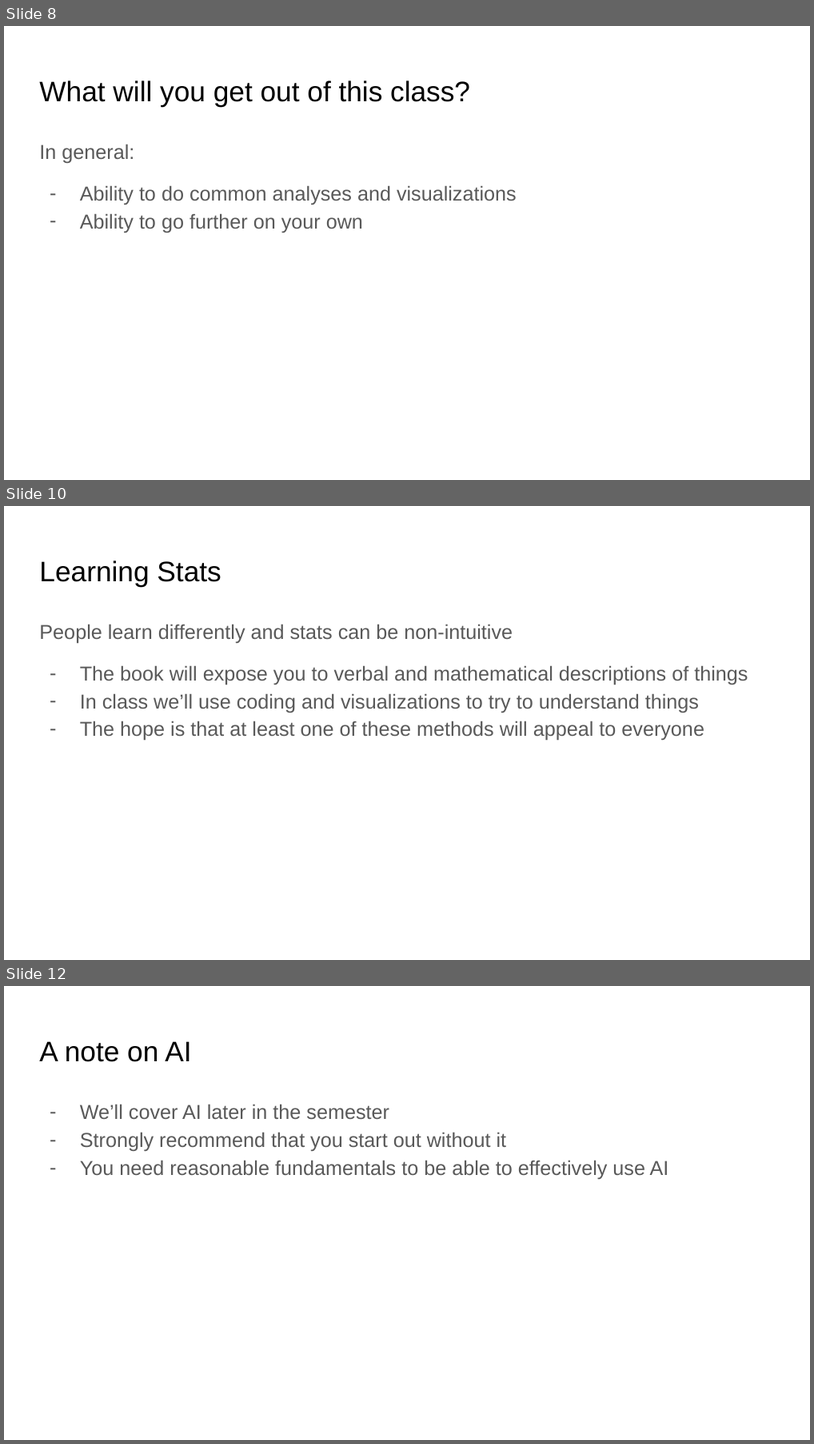
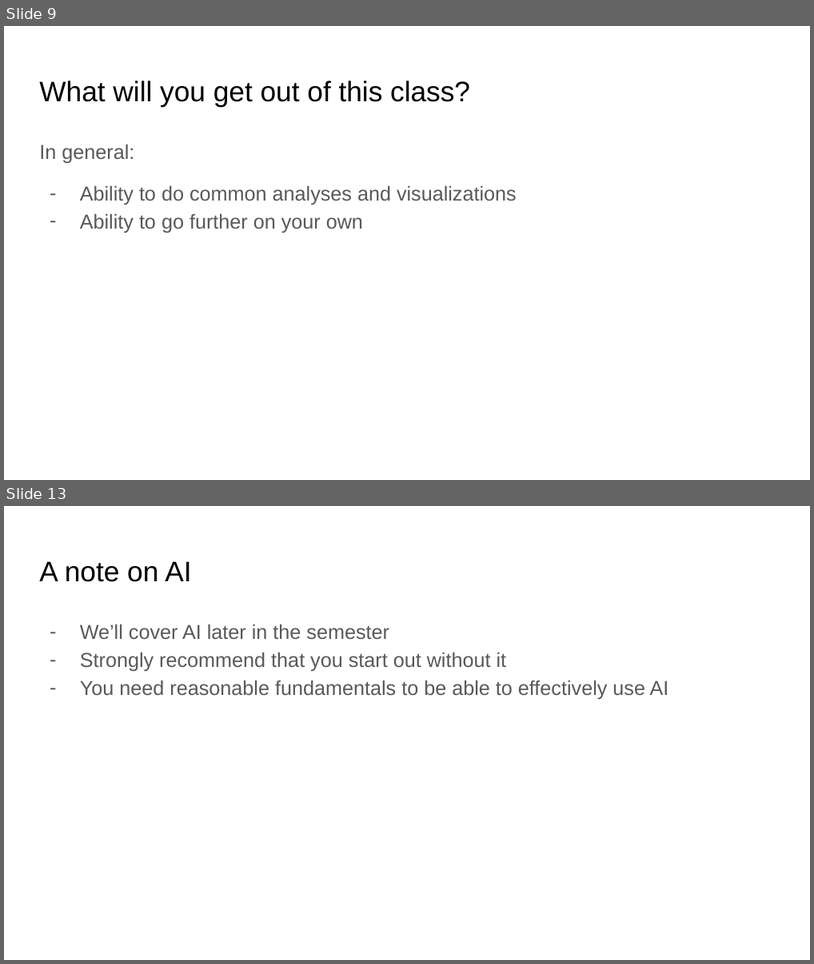
Before and after one commit to bmaitner/biometry_course, a slide deck: lectures/Lecture_01_course_introduction.pptx. Shown one above the other, each under a label of ours: slides 8, 10 and 12 before the commit, slides 9 and 13 after it; the slides between them are not shown. The pictures are 814x1444 and 814x964 pixels, drawn with LibreOffice and Linux fonts; fonts in the diff are those of the drawing. Boxes give left, top, right and bottom in pixels: in the first picture for what was removed or moved away, otherwise in the second. Text is boxed around its words. In the diff, an @@ line names an element or a change of style, - is before the commit and + after.

```diff
--- a/lectures/Lecture_01_course_introduction.pptx
+++ b/lectures/Lecture_01_course_introduction.pptx
@@ slide 10 removed at bbox=[4, 506, 810, 960], background #FFFFFF @@
@@ title removed at bbox=[39, 560, 221, 586] @@
-Learning Stats
@@ text removed at bbox=[39, 624, 748, 740] @@
-People learn differently and stats can be non-intuitive
-– The book will expose you to verbal and mathematical descriptions of things
-– In class we’ll use coding and visualizations to try to understand things
-– The hope is that at least one of these methods will appeal to everyone
@@ what was slide 8 is now slide 9 @@
@@ what was slide 12 is now slide 13 @@
```
Also in this commit, not shown: 19 slides changed, 5 slides added, 3 other slides removed, 1 other file.
